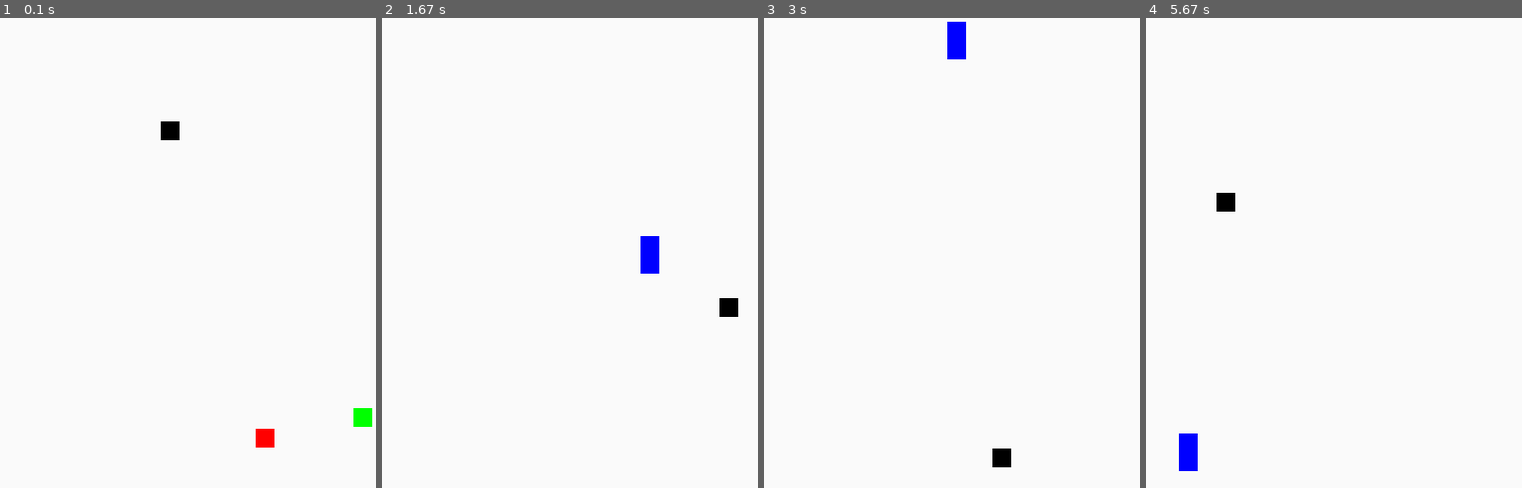
Above: before the commit, frames 1-4 (left to right).
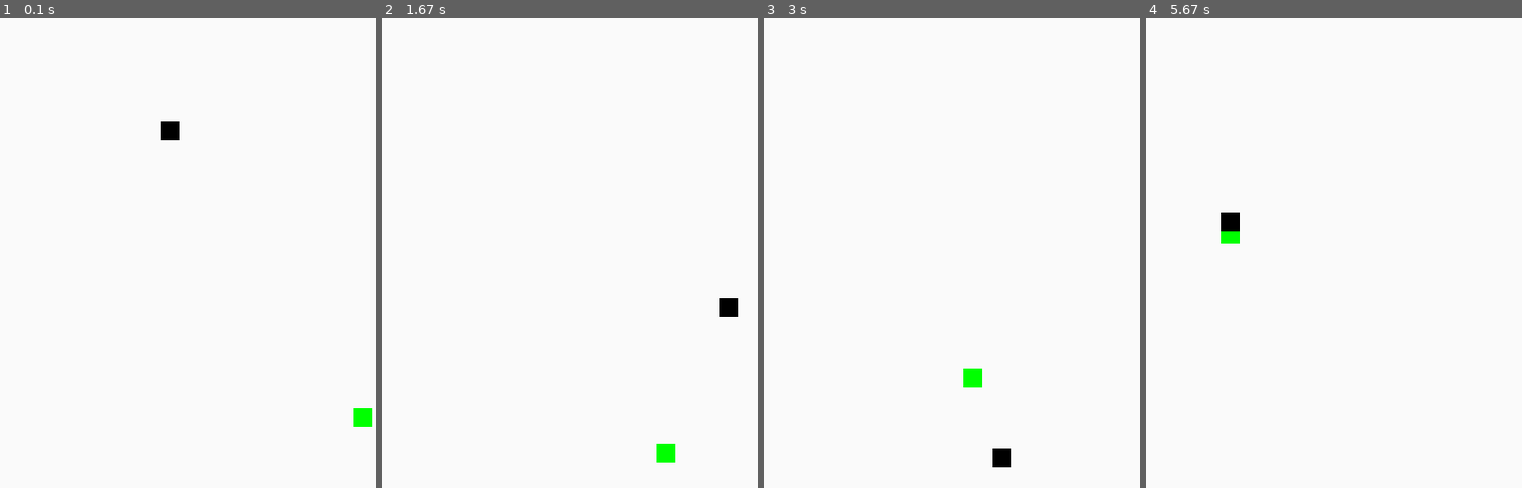
Above: after the commit, the same moments.

Repository: alexandroid000/self-assembly
Game: pygame game, started from weaselbot_sim/sandbox.py
Two runs of this game, one before a commit and one after it. Both use one fixed random seed, a clock stepped at 60 frames per second and the inputs below.
Inputs:
- Up to frame 1 (0.1 s): no input
- Up to frame 2 (1.67 s): no input
- Up to frame 3 (3 s): no input
- Up to frame 4 (5.67 s): no input

The runs differ from the first frame. In frame 1, 0.2% of the frame differs, in the area x 68-73%, y 87-92%; in frame 2, 0.6%; in frame 3, 0.6%; in frame 4, 0.9%, in the area x 8-25%, y 37-97%.

Commit message:
Mostly handles a single collision the way we want

Diff:
--- a/weaselbot_sim/sandbox.py
+++ b/weaselbot_sim/sandbox.py
@@ -51,24 +51,36 @@
     #delete the previous two objects
     bot1 = collisions[0]
     bot2 = collisions[1]
-    if(bot1.x0pos + bot1._width == bot2.x0pos or bot2.x0pos + bot2._width == bot1.x0pos):
-        width = bot1._width + bot2._width
-        height = bot1._height
+    if(bot1.x0pos + bot1._width == bot2.x0pos):
+        bot1.y0pos = bot2.y0pos
+    elif(bot2.x0pos + bot2._width == bot1.x0pos):
+        bot2.y0pos = bot1.y0pos
+    elif(bot1.y0pos + bot1._height == bot2.y0pos):
+        bot1.x0pos = bot2.x0pos
     else:
-        height = bot1._height + bot2._height
-        width = bot1._width
-    #this is temporary before algorithm gets developed
-    xspeed = bot1.movex
-    yspeed = bot2.movey
-    mergedbot = WeaselBot(bot1.screen, width, height, xspeed, yspeed, BLUE)
-
-    mergedbot.x0pos = bot1.x0pos
-    mergedbot.y0pos = bot1.y0pos
-    if(mergedbot.x0pos > bot2.x0pos):
-        mergedbot.x0pos = bot2.x0pos
-    if(mergedbot.y0pos > bot2.y0pos):
-        mergedbot.y0pos = bot2.y0pos
-    return mergedbot
+        bot2.x0pos = bot1.x0pos
+    bot1.movex = bot2.movex
+    bot2.movey = bot1.movey
+    bot1.collision = False
+    bot2.collision = False
+    # if(bot1.x0pos + bot1._width == bot2.x0pos or bot2.x0pos + bot2._width == bot1.x0pos):
+    #     width = bot1._width + bot2._width
+    #     height = bot1._height
+    # else:
+    #     height = bot1._height + bot2._height
+    #     width = bot1._width
+    # #this is temporary before algorithm gets developed
+    # xspeed = bot1.movex
+    # yspeed = bot2.movey
+    # mergedbot = WeaselBot(bot1.screen, width, height, xspeed, yspeed, BLUE)
+    #
+    # mergedbot.x0pos = bot1.x0pos
+    # mergedbot.y0pos = bot1.y0pos
+    # if(mergedbot.x0pos > bot2.x0pos):
+    #     mergedbot.x0pos = bot2.x0pos
+    # if(mergedbot.y0pos > bot2.y0pos):
+    #     mergedbot.y0pos = bot2.y0pos
+    # return mergedbot
 
 class WeaselBotsGroup():
     def __init__(self):
@@ -101,10 +113,10 @@
         #if collisions occur, make a new weaselbot object and add it to the list
         if collisions:
             mergedbot = collision_merge(collisions)
-            self.listofweasels.remove(collisions[0])
-            self.listofweasels.remove(collisions[1])
+            # self.listofweasels.remove(collisions[0])
+            # self.listofweasels.remove(collisions[1])
             del collisions
-            self.listofweasels.append(mergedbot)
+            #self.listofweasels.append(mergedbot)
 
             #call collision merge on objects
 
@@ -127,12 +139,12 @@
     height = 20
     robot1 = WeaselBot(screen, width, height, 1, 1, GREEN)
     robot2 = WeaselBot(screen, width, height, 2, 2, BLACK)
-    robot3 = WeaselBot(screen, width, height, 3, 3, RED)
+    #robot3 = WeaselBot(screen, width, height, 3, 3, RED)
     weaselbots = WeaselBotsGroup();
     #I dislike how clunky this is but I can't get around it right now
     weaselbots.add(robot1)
     weaselbots.add(robot2)
-    weaselbots.add(robot3)
+    #weaselbots.add(robot3)
     #create game clock
     clock = pygame.time.Clock()
     #Game loop
